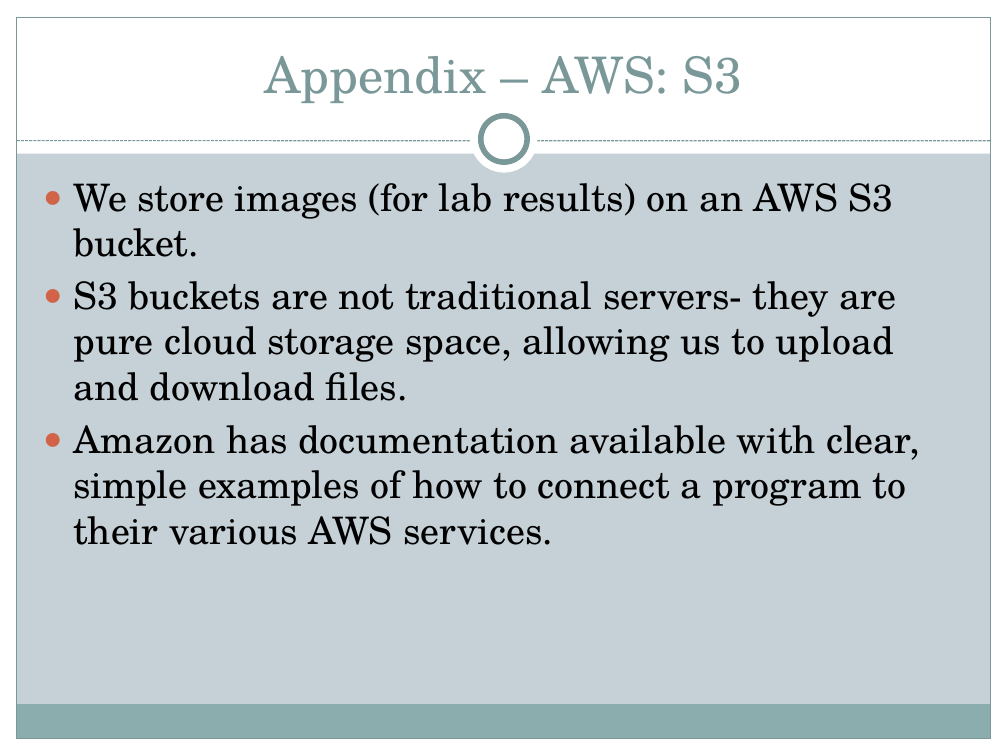
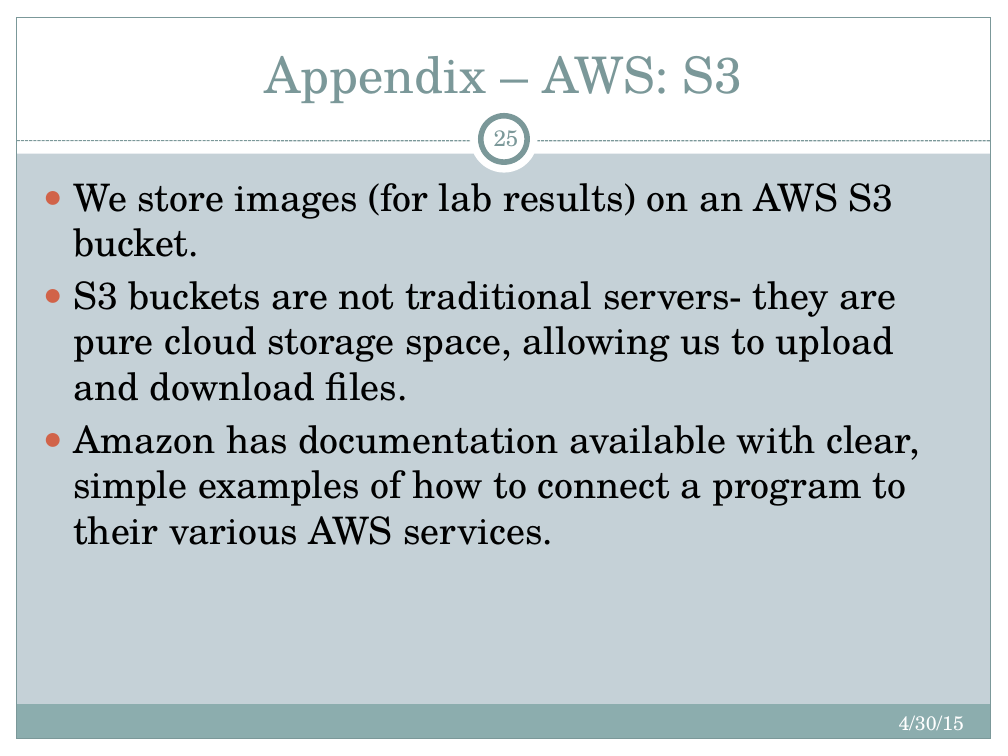
Before and after one commit to tmcnulty14/guardians-md, a slide deck: slide 25 of Guardians of the GUI MD System Presentation.pptx (slide 7 before the commit). Drawn at 1008x756 pixels with LibreOffice and Linux fonts; fonts in the diff are those of the drawing. Boxes give left, top, right and bottom in pixels: in the first picture for what was removed or moved away, otherwise in the second. Text is boxed around its words. In the diff, an @@ line names an element or a change of style, - is before the commit and + after.

```diff
--- a/Guardians of the GUI MD System Presentation.pptx
+++ b/Guardians of the GUI MD System Presentation.pptx
@@ page number added at (494, 124, 519, 146), 16 pt, text #7C999A @@
+25
@@ text added at (899, 715, 964, 730), 14 pt, text #FFFFFF @@
+4/30/15
```
Also in this commit, not shown: 7 other slides changed, 19 slides added, 1 other file.
